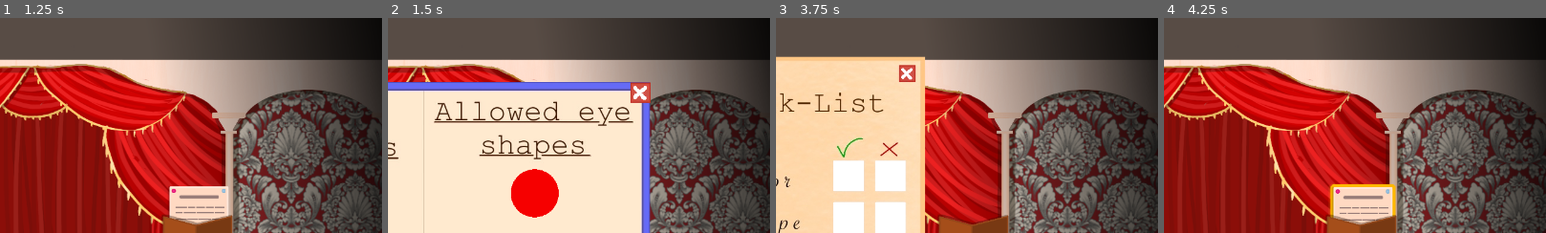
Above: before the commit, frames 1-4 (left to right).
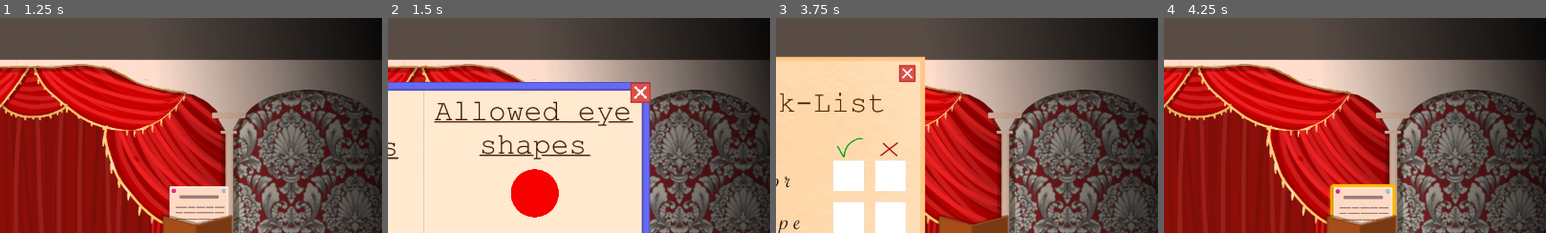
Above: after the commit, the same moments.

Repository: Cax36940/Global-Game-Jam-2026
Game: Godot game, scene res://main.tscn
The game is run twice, just before and just after one commit, with the same random seed, the same clock (stepped at 60 frames per second) and the same inputs.
Inputs (mouse positions are % of the whole screen's width and height, from its top left):
- Up to frame 1 (1.25 s): click "Start Game" at 0.5 s
- Up to frame 2 (1.5 s): move the mouse to (30, 90) at 1.27 s; hold Right (ui_right) from 1.28 s (still down); hold Space (any) from 1.28 s (still down); click (30, 90) at 1.42 s
- Up to frame 3 (3.75 s): move the mouse to (32, 78) at 2.02 s; release Right (ui_right) at 2.03 s; release Space (any) at 2.03 s; hold Down (ui_down) 2.03-2.75 s; tap Shift (rshift) at 2.1, 3.6 s; click (32, 78) at 2.17 s; click "Resume" at 2.75 s; move the mouse to (70, 48) at 3.52 s; hold Right (ui_right) from 3.53 s (still down); click (70, 48) at 3.67 s
- Up to frame 4 (4.25 s): keep holding Right (ui_right)
The pictures show only the part of the screen within x 44-94%, y 0-50%; the shares and areas given below are measured in that part.

Frame 1 is identical in both runs. In frame 2, 0.1% of the frame differs, in the area x 64-68%, y 31-39%; in frame 3, less than 0.1%; in frame 4, nothing differs.

Commit message:
add music

Diff:
--- a/main.gd
+++ b/main.gd
@@ -4,7 +4,8 @@
 var ispaused
 
 @onready var menu_music : AudioStreamPlayer = $MenuMusic
-
+@onready var game_music : AudioStreamPlayer = $GameMusic
+@onready var game_music2 : AudioStreamPlayer = $GameMusic2
 func _ready() -> void:
 	SignalBus.start_game.connect(_on_start_game)
 	SignalBus.pause_game.connect(_on_pause_game)
@@ -35,14 +36,20 @@
 	$GUI/PauseMenu.process_mode = Node.PROCESS_MODE_ALWAYS
 	$GUI.display("Overlay")
 	get_tree().paused = false
+	menu_music.stop()
+	game_music.play()
 
 func _on_pause_game(bpaused: bool):
 	if bpaused:
 		$GUI.display("PauseMenu")
 		get_tree().paused = true
+		game_music.stop()
+		game_music2.play()
 	else:
 		$GUI.display("Overlay")
 		get_tree().paused = false
+		game_music2.stop()
+		game_music.play()
 
 func _on_gameover():
 	get_tree().paused = true
--- a/main.tscn
+++ b/main.tscn
@@ -6,10 +6,11 @@
 [ext_resource type="Script" uid="uid://dq77syx52rqa1" path="res://Menu/pause_button.gd" id="3_272bh"]
 [ext_resource type="Script" uid="uid://sq4m15igr5gd" path="res://GUI/overlay.gd" id="4_4c57u"]
 [ext_resource type="PackedScene" uid="uid://c47b01usnlin1" path="res://GUI/PauseMenu/pause_menu.tscn" id="6_5vw27"]
-[ext_resource type="Script" uid="uid://dwy4s6pgcr1p7" path="res://Menu/game_over.gd" id="8_5vw27"]
+[ext_resource type="PackedScene" uid="uid://bc7kttcdf3fut" path="res://GUI/GameOver/game_over.tscn" id="8_5vw27"]
 [ext_resource type="AudioStream" uid="uid://bqd5j6ceclnsb" path="res://Assets/Music/music_loop_menu_track_v0.mp3" id="9_kek77"]
-[ext_resource type="PackedScene" uid="uid://bc7kttcdf3fut" path="res://GUI/GameOver/game_over.tscn" id="8_5vw27"]
 [ext_resource type="PackedScene" uid="uid://ceqfk3ipk2yqk" path="res://GUI/MainMenu/main_menu.tscn" id="10_4c57u"]
+[ext_resource type="AudioStream" uid="uid://dq35vepvxagmj" path="res://Assets/Music/music_loop_main_track_v0.mp3" id="10_efxa6"]
+[ext_resource type="AudioStream" uid="uid://dmocv1f52p4sj" path="res://Assets/Music/music_loop_main_track_EQ_v0.mp3" id="11_efxa6"]
 
 [node name="Main" type="Node" unique_id=76370498]
 script = ExtResource("1_272bh")
@@ -65,3 +66,9 @@
 [node name="MenuMusic" type="AudioStreamPlayer" parent="." unique_id=2067528553]
 stream = ExtResource("9_kek77")
 autoplay = true
+
+[node name="GameMusic" type="AudioStreamPlayer" parent="." unique_id=102233449]
+stream = ExtResource("10_efxa6")
+
+[node name="GameMusic2" type="AudioStreamPlayer" parent="." unique_id=1824006178]
+stream = ExtResource("11_efxa6")
Binary file changed: Assets/Close.png
